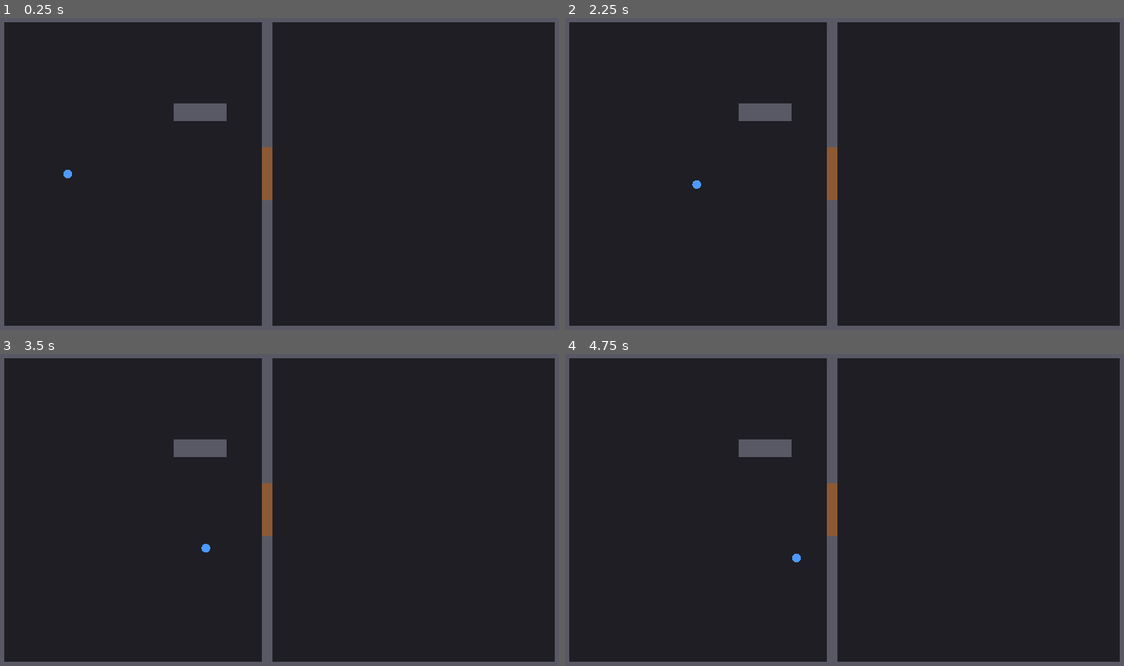
Above: before the commit, frames 1-4 (two rows, left to right).
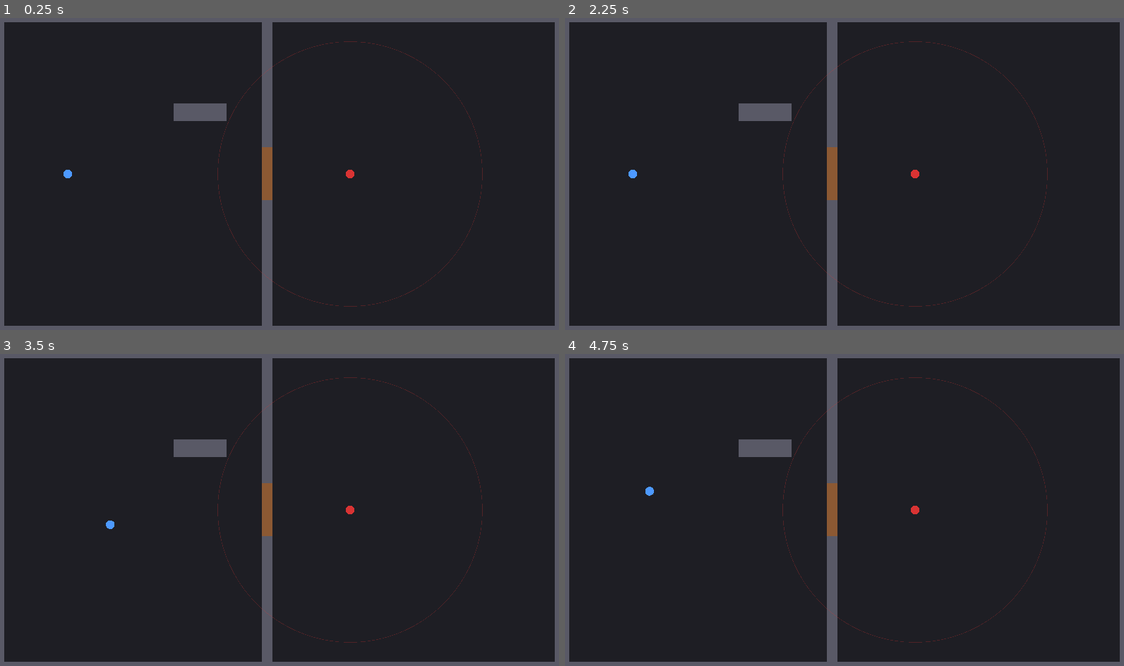
Above: after the commit, the same moments.

Repository: Brombilaa/game
Game: Godot game, scene res://scenes/exploration/test_room.tscn
The game is run twice, just before and just after one commit, with the same random seed, the same clock (stepped at 60 frames per second) and the same inputs.
Inputs (mouse positions are in pixels of both pictures, inside the frame that each line leads up to):
- Up to frame 1 (0.25 s): no input
- Up to frame 2 (2.25 s): tap Enter at 0.5, 2 s; move the mouse to (967, 158) at 0.52 s; tap R at 0.6, 1.35, 2.1 s; click (967, 158) at 0.67 s; tap Space at 1.25 s; move the mouse to (732, 189) at 1.27 s; click (732, 189) at 1.42 s; move the mouse to (900, 105) at 2.02 s; click (900, 105) at 2.17 s
- Up to frame 3 (3.5 s): tap Space at 2.75 s; move the mouse to (251, 572) at 2.77 s; tap R at 2.85 s; click (251, 572) at 2.92 s
- Up to frame 4 (4.75 s): move the mouse to (1012, 556) at 3.52 s; tap R at 3.6, 4.35 s; click (1012, 556) at 3.67 s; move the mouse to (676, 463) at 4.27 s; click (676, 463) at 4.42 s

The runs differ from the first frame. In frame 1, 0.3% of the frame differs, in the area x 38-87%, y 7-93%; in frame 2, 0.3%; in frame 3, 0.3%; in frame 4, 0.3%, in the area x 14-87%, y 7-93%.

Commit message:
Adiciona inimigo com detecção por alcance e linha de visão
Co-Authored-By: Claude Sonnet 5.5 <noreply@anthropic.com>
Claude-Session: https://claude.ai/code/session_01EDsCLB4JciZbZJAbxSko7u

Diff:
--- a/scripts/exploration/pathfinder.gd
+++ b/scripts/exploration/pathfinder.gd
@@ -44,14 +44,14 @@
 
 func _segment_blocked(a: Vector2, b: Vector2, blocks: Array[Rect2]) -> bool:
 	for r in blocks:
-		if _segment_crosses_rect(a, b, r):
+		if segment_crosses_rect(a, b, r):
 			return true
 	return false
 
 
 # Liang-Barsky: true se o segmento atravessa o interior do retângulo.
 # Encostar na borda ou passar por um canto não conta como bloqueio.
-func _segment_crosses_rect(a: Vector2, b: Vector2, r: Rect2) -> bool:
+static func segment_crosses_rect(a: Vector2, b: Vector2, r: Rect2) -> bool:
 	var d := b - a
 	var p := [-d.x, d.x, -d.y, d.y]
 	var q := [a.x - r.position.x, r.end.x - a.x, a.y - r.position.y, r.end.y - a.y]
@@ -74,3 +74,11 @@
 					return false
 				t1 = minf(t1, t)
 	return t0 < t1
+
+
+# Linha de visão entre dois pontos: bloqueada por qualquer obstáculo atravessado.
+static func has_line_of_sight(a: Vector2, b: Vector2, obstacles: Array[Rect2]) -> bool:
+	for r in obstacles:
+		if segment_crosses_rect(a, b, r):
+			return false
+	return true
--- a/scripts/exploration/test_room.gd
+++ b/scripts/exploration/test_room.gd
@@ -1,10 +1,16 @@
 extends Node2D
-# Sala de teste da exploração: clique para mover e uma porta.
+# Sala de teste da exploração: clique para mover, uma porta e um inimigo.
 # A rota contorna obstáculos via Pathfinder; destino inacessível é ignorado.
+# Inimigo que vê o personagem (alcance + linha de visão) inicia o combate na hora.
+# Combate em si ainda não existe: só o estado COMBAT é ativado. R reinicia a sala.
+
+enum Mode { EXPLORATION, COMBAT }
 
 const SPEED := 180.0
 const PLAYER_RADIUS := 10.0
 const STAND_OFFSET := 6.0
+const ENEMY_RADIUS := 10.0
+const PERCEPTION_RANGE := 300.0  # provisório: alcance de percepção está PENDENTE no GDD
 
 var walls: Array[Rect2] = [
 	Rect2(0, 0, 1280, 16),
@@ -16,15 +22,23 @@
 	Rect2(400, 200, 120, 40),
 ]
 var door := Rect2(600, 300, 24, 120)
+var enemy_pos := Vector2(800, 360)
 
 var player_pos := Vector2(160, 360)
 var path := PackedVector2Array()
 var pending_door := false
 var door_open := false
 var pathfinder := Pathfinder.new()
+var mode := Mode.EXPLORATION
 
 
 func _unhandled_input(event: InputEvent) -> void:
+	if event is InputEventKey:
+		if event.pressed and event.keycode == KEY_R:
+			get_tree().reload_current_scene()
+		return
+	if mode != Mode.EXPLORATION:
+		return
 	if event is InputEventMouseButton:
 		if event.pressed and event.button_index == MOUSE_BUTTON_LEFT:
 			_order_move(get_global_mouse_position())
@@ -55,6 +69,8 @@
 
 
 func _process(delta: float) -> void:
+	if mode != Mode.EXPLORATION:
+		return
 	if not path.is_empty():
 		player_pos = player_pos.move_toward(path[0], SPEED * delta)
 		if player_pos.is_equal_approx(path[0]):
@@ -64,6 +80,20 @@
 		pending_door = false
 		door_open = true
 		queue_redraw()
+	_check_detection()
+
+
+# Inimigo detecta o personagem se ele estiver no alcance e com linha de visão livre
+# (parede e porta fechada bloqueiam). Detecção inicia o combate imediatamente.
+func _check_detection() -> void:
+	if enemy_pos.distance_to(player_pos) > PERCEPTION_RANGE:
+		return
+	if not Pathfinder.has_line_of_sight(enemy_pos, player_pos, _obstacles()):
+		return
+	mode = Mode.COMBAT
+	path = PackedVector2Array()
+	pending_door = false
+	queue_redraw()
 
 
 func _draw() -> void:
@@ -74,4 +104,8 @@
 		draw_rect(door, Color(0.4, 0.6, 0.4, 0.5))
 	else:
 		draw_rect(door, Color(0.55, 0.35, 0.2))
+	draw_arc(enemy_pos, PERCEPTION_RANGE, 0.0, TAU, 96, Color(0.9, 0.2, 0.2, 0.25), 1.0)
+	draw_circle(enemy_pos, ENEMY_RADIUS, Color(0.85, 0.2, 0.2))
 	draw_circle(player_pos, PLAYER_RADIUS, Color(0.3, 0.6, 1.0))
+	if mode == Mode.COMBAT:
+		draw_string(ThemeDB.fallback_font, Vector2(32, 56), "COMBATE (R reinicia)", HORIZONTAL_ALIGNMENT_LEFT, -1, 32, Color.WHITE)
--- a/tests/test_pathfinder.gd
+++ b/tests/test_pathfinder.gd
@@ -29,6 +29,11 @@
 	]
 	_check(pf.find_path(Vector2(10, 100), Vector2(200, 100), box, radius).is_empty(), "destino cercado é inacessível")
 
+	# Linha de visão: parede entre os pontos bloqueia; sem parede, livre.
+	_check(not Pathfinder.has_line_of_sight(Vector2(50, 100), Vector2(200, 100), wall), "parede bloqueia a visão")
+	_check(Pathfinder.has_line_of_sight(Vector2(50, 300), Vector2(200, 300), wall), "sem parede a visão é livre")
+	_check(Pathfinder.has_line_of_sight(Vector2(50, 100), Vector2(100, 100), wall), "encostar na borda não bloqueia")
+
 	print("Falhas: %d" % failures)
 	quit(1 if failures > 0 else 0)
 
